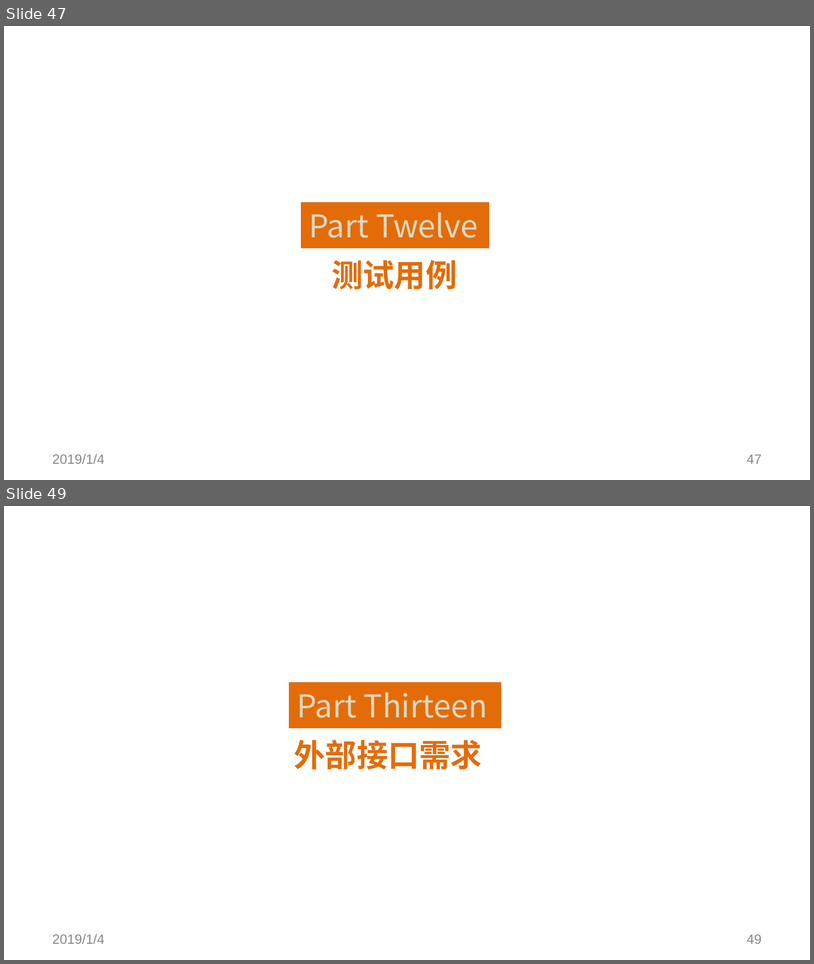
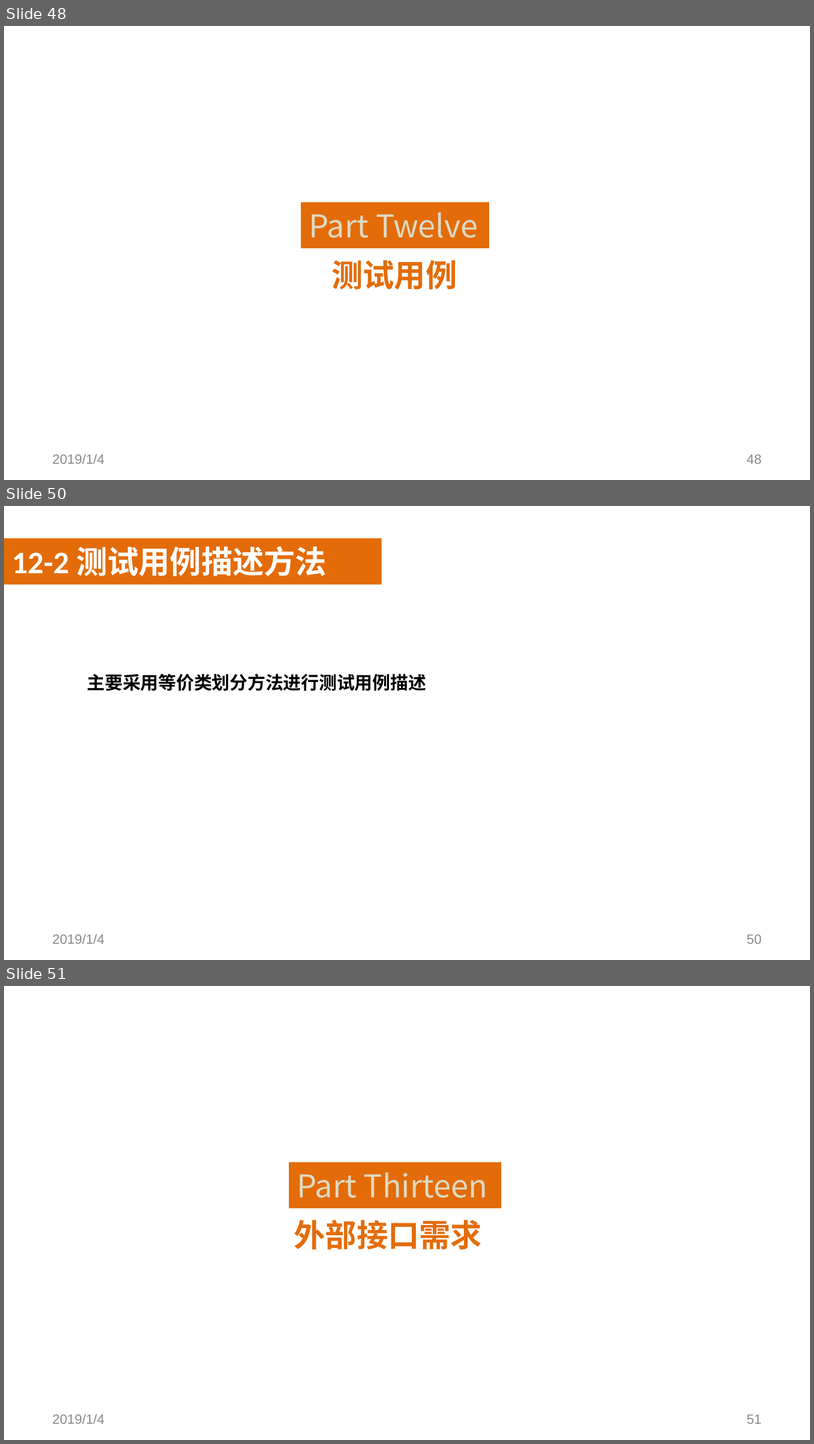
Before and after one commit to SoftwareRequirtmentsG02/Document, a slide deck: 案例教学系统/受控文档/分析设计/PPT/PRD2018-G02-SRS评审PPT.pptx. Shown one above the other, each under a label of ours: slides 47 and 49 before the commit, slides 48, 50 and 51 after it; the slides between them are not shown. The pictures are 814x964 and 814x1444 pixels, drawn with LibreOffice and Linux fonts; fonts in the diff are those of the drawing; background and template pictures are left out. Boxes give left, top, right and bottom in pixels: in the first picture for what was removed or moved away, otherwise in the second. Text is boxed around its words. In the diff, an @@ line names an element or a change of style, - is before the commit and + after.

```diff
--- a/案例教学系统/受控文档/分析设计/PPT/PRD2018-G02-SRS评审PPT.pptx
+++ b/案例教学系统/受控文档/分析设计/PPT/PRD2018-G02-SRS评审PPT.pptx
@@ slide 50 added at (x1=4, y1=506, x2=810, y2=960), background picture (left out) @@
@@ rectangle added at (x1=4, y1=538, x2=382, y2=584), fill #E36C09 @@
@@ text added at (x1=12, y1=546, x2=327, y2=576), 28 pt, text #FFFFFF, bold @@
+12-2 测试用例描述方法
@@ rectangle added at (x1=4, y1=562, x2=810, y2=924), fill #FFFFFF at 50% opacity @@
@@ text added at (x1=87, y1=673, x2=426, y2=691), 16 pt, text #000000, bold @@
+  主要采用等价类划分方法进行测试用例描述
@@ text added at (x1=53, y1=934, x2=105, y2=943), 12 pt, text #898989 @@
+2019/1/4
@@ page number added at (x1=747, y1=934, x2=762, y2=943), 12 pt, text #898989 @@
+50
@@ what was slide 47 is now slide 48 @@
@@ page number at (x1=747, y1=454, x2=762, y2=463): text changed @@
-47
+48
@@ what was slide 49 is now slide 51 @@
@@ page number at (x1=747, y1=1414, x2=762, y2=1423): text changed @@
-49
+51
```
Also in this commit, not shown: 6 slides changed, 2 other slides added.
